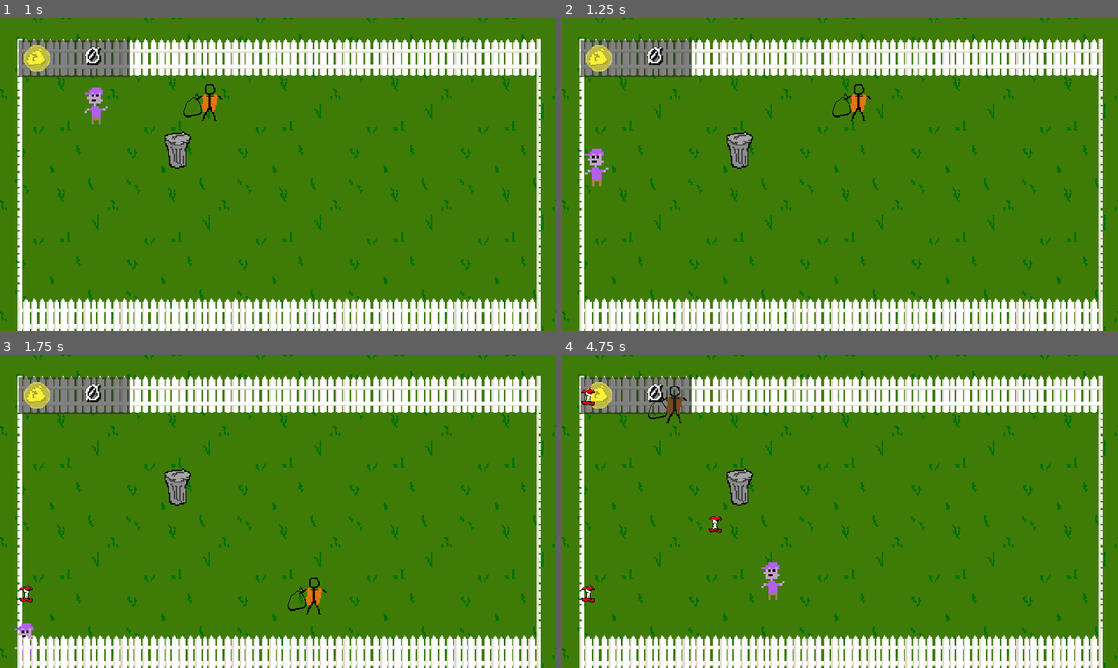
Above: before the commit, frames 1-4 (two rows, left to right).
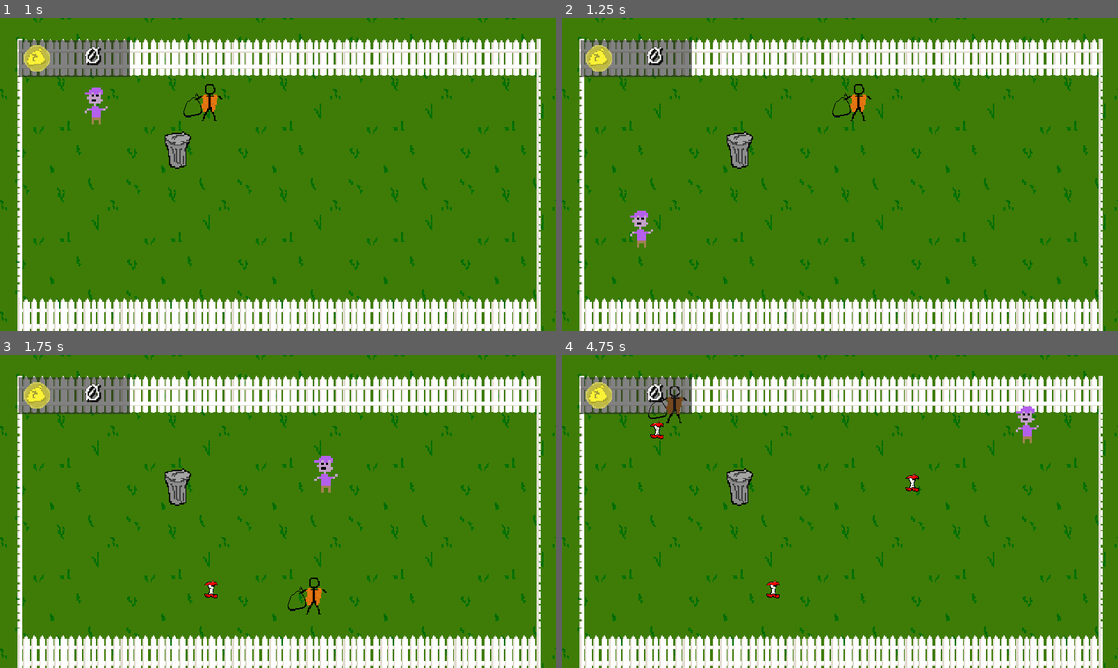
Above: after the commit, the same moments.

Repository: RagingTurtle/TrashMan
Game: Godot game, scene res://Scenes/grassy_area.tscn
Same seed, same stepped clock (60 frames per second), same inputs: the game is played once before the commit and once after it.
Inputs:
- Up to frame 1 (1 s): tap Enter at 0.5 s; hold Right (ui_right) from 0.53 s (still down)
- Up to frame 2 (1.25 s): keep holding Right (ui_right)
- Up to frame 3 (1.75 s): release Right (ui_right) at 1.28 s; hold Down (ui_down) from 1.28 s (still down)
- Up to frame 4 (4.75 s): release Down (ui_down) at 2.03 s; hold Right (ui_right) 2.03-2.78 s; hold Up (ui_up) 2.78-3.53 s; hold Left (ui_left) from 3.53 s (still down)

Frame 1 is identical in both runs. In frame 2, 0.5% of the frame differs, in the area x 4-17%, y 41-74%; in frame 3, 0.5%; in frame 4, 0.9%, in the area x 3-86%, y 10-80%.

Commit message:
trashy reflects off fence

Diff:
--- a/Scripts/enemy.gd
+++ b/Scripts/enemy.gd
@@ -20,8 +20,13 @@
 	add_child(drop_timer)
 	drop_timer.start()
 
-func _physics_process(_delta):
+func _physics_process(delta):
 	move_and_slide()
+	var collision: KinematicCollision2D = move_and_collide(velocity * delta)
+	if collision:
+		var reflect = collision.get_remainder().bounce(collision.get_normal())
+		velocity = velocity.bounce(collision.get_normal())
+		move_and_collide(reflect)
 
 func _change_walk_direction():
 	var direction: Vector2 = Vector2(randi_range(-1,1), randi_range(-1,1)).normalized()
